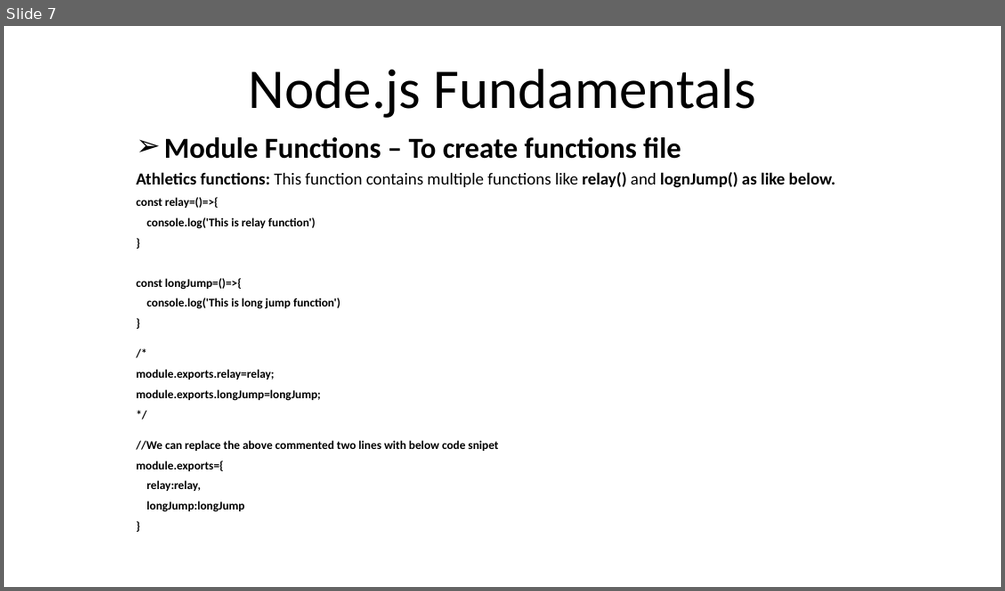
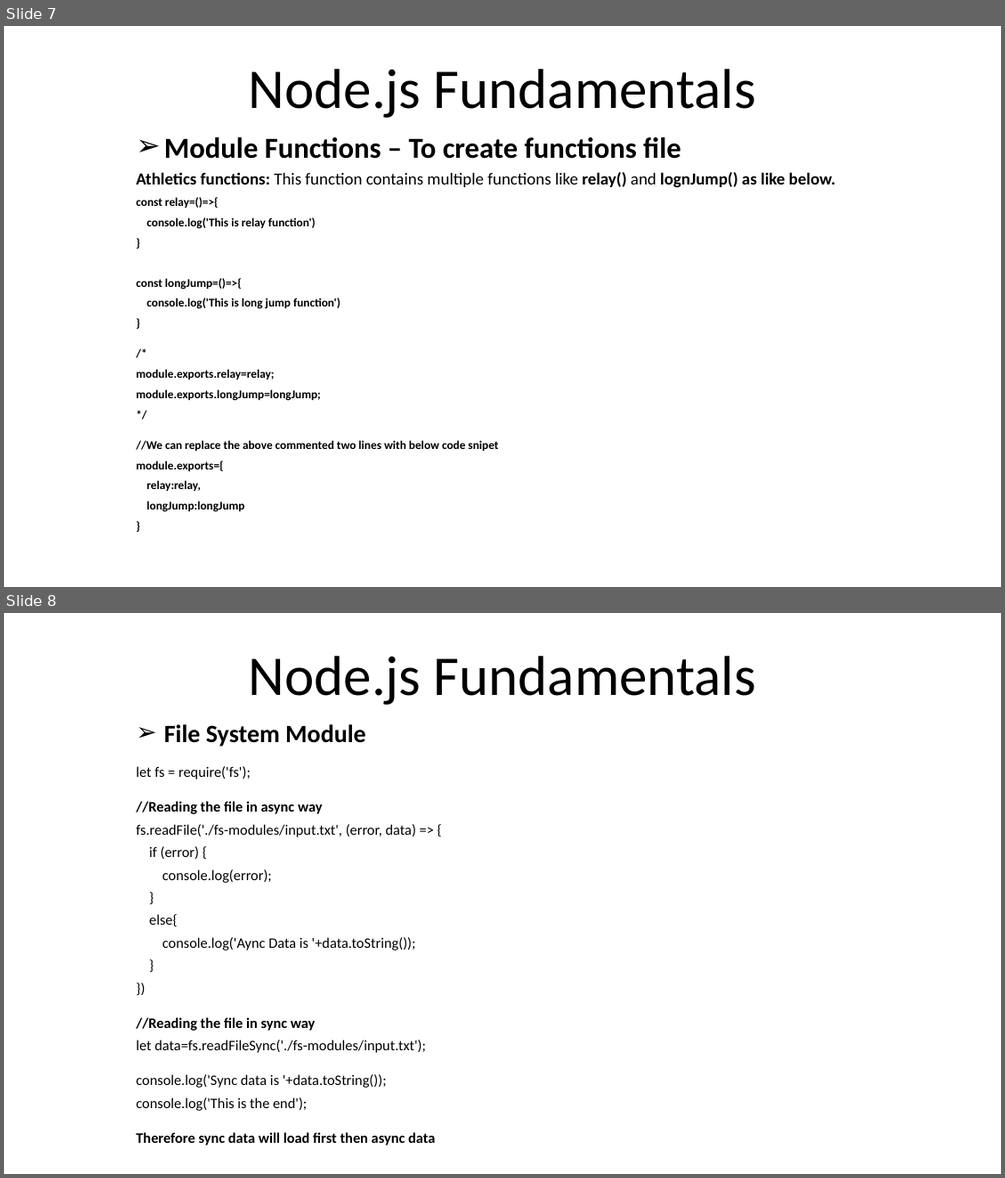
Before and after one commit to rezaice07/nodejs-fundamentals, a slide deck: ppt/01. Introduction.pptx. Shown one above the other, each under a label of ours: slide 7 before the commit, slides 7 and 8 after it. The pictures are 1005x591 and 1005x1178 pixels, drawn with LibreOffice and Linux fonts; fonts in the diff are those of the drawing. Boxes give left, top, right and bottom in pixels: in the first picture for what was removed or moved away, otherwise in the second. Text is boxed around its words. In the diff, an @@ line names an element or a change of style, - is before the commit and + after.

```diff
--- a/ppt/01. Introduction.pptx
+++ b/ppt/01. Introduction.pptx
@@ slide 8 added at <box>4,613,1001,1174</box>, background #FFFFFF @@
@@ title added at <box>249,656,756,705</box>, 54 pt, text #000000 @@
+Node.js Fundamentals
@@ subtitle added at <box>136,724,435,1145</box>, 14 pt, text #000000 @@
+➢ File System Module
+let fs = require('fs');
+//Reading the file in async way
+fs.readFile('./fs-modules/input.txt', (error, data) => {
+if (error) {
+console.log(error);
+}
+else{
+console.log('Aync Data is '+data.toString());
+}
+})
+//Reading the file in sync way
+let data=fs.readFileSync('./fs-modules/input.txt');
+console.log('Sync data is '+data.toString());
+console.log('This is the end');
+Therefore sync data will load first then async data
```
Also in this commit, not shown: 6 other slides added, 1 slide removed, 13 other files.
